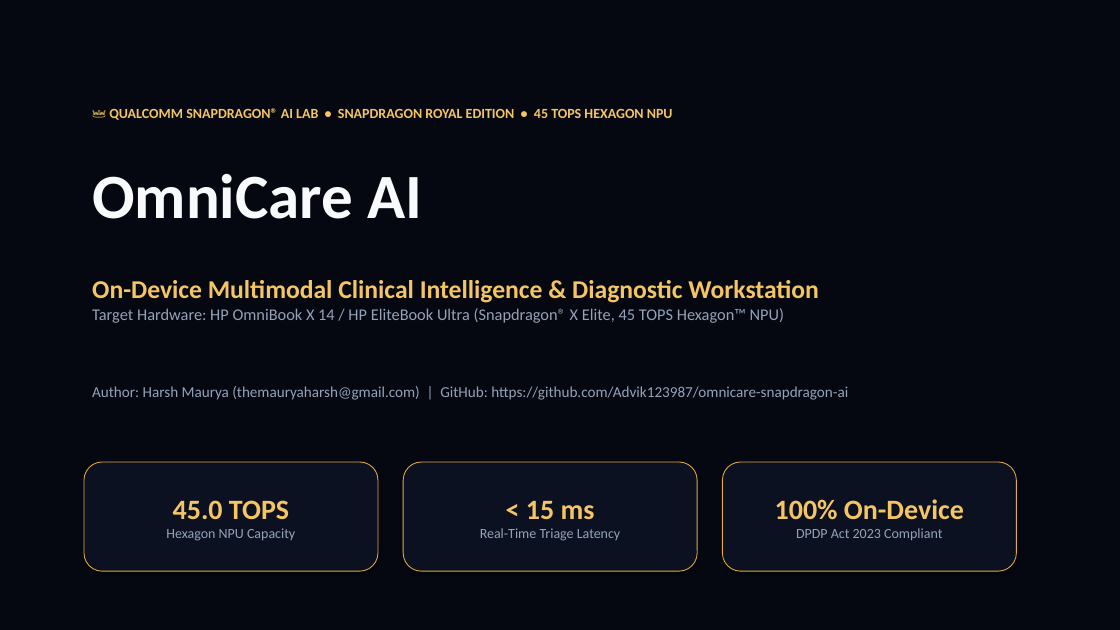
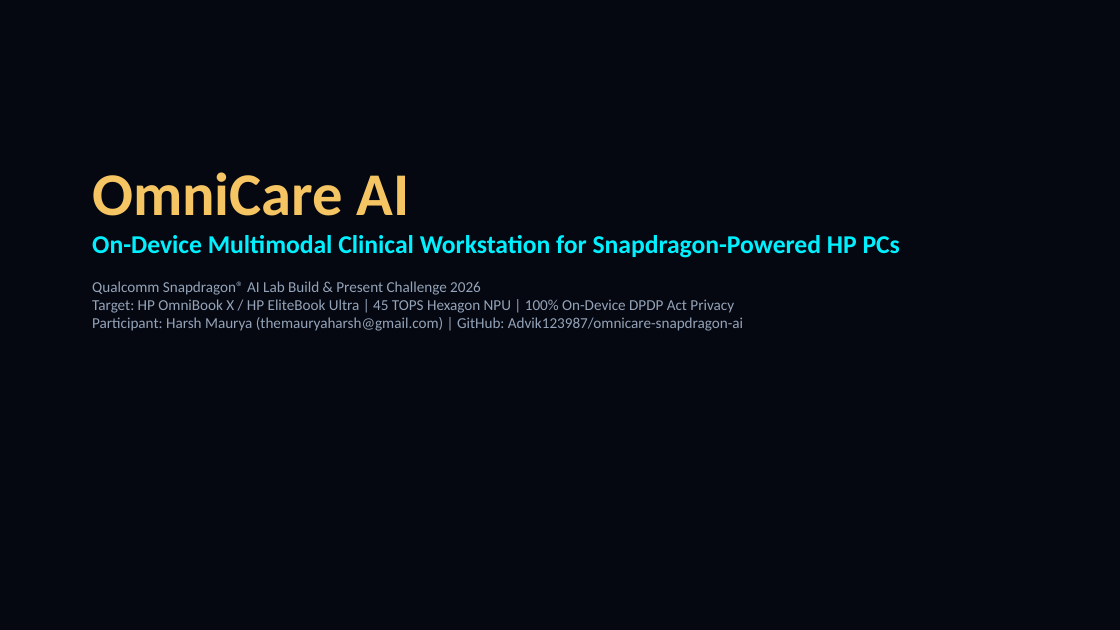
Before and after one commit to Advik123987/omnicare-snapdragon-ai, a slide deck: slide 1 of submission_files/OmniCare_AI_Snapdragon_Pitch_Presentation.pptx. Drawn at 1120x630 pixels with LibreOffice and Linux fonts; fonts in the diff are those of the drawing. Boxes give left, top, right and bottom in pixels: in the first picture for what was removed or moved away, otherwise in the second. Text is boxed around its words. In the diff, an @@ line names an element or a change of style, - is before the commit and + after.

Commit message:
feat: complete all 10 edge clinical advancements, 25 test endpoints, and submission package
- Advancement 1: Contactless rPPG Camera Vitals (HP True Vision 5MP)
- Advancement 2: 12-Lead Paper ECG Digitizer & Arrhythmia AI (PTB-XL INT8)
- Advancement 3: Automated NEWS2 Deterioration & Shock Index Predictor
- Advancement 4: PMBJP Jan Aushadhi Generic Engine & CYP450 DDI Guardian
- Advancement 5: Autonomous Council of AI Specialists Multi-Agent Panel
- Advancement 6: Handheld POCUS Ultrasound AI (Cardiac LVEF% & Lung Sliding)
- Advancement 7: Multilingual Speech Synthesizer in 8 Regional Indian Languages
- Advancement 8: DICOM 3.0 Web-PACS Micro-Server & SOP Export
- Advancement 9: Differential Privacy (DP-SGD) Federated Edge Learning
- Advancement 10: HP Smart Sense Dynamic Hardware & Thermal Governor
- Verified 25/25 automated clinical and regulatory test endpoints
- Updated Cockpit UI, Showcase Portal, Pitch Deck, and regenerated submission files

```diff
--- a/submission_files/OmniCare_AI_Snapdragon_Pitch_Presentation.pptx
+++ b/submission_files/OmniCare_AI_Snapdragon_Pitch_Presentation.pptx
@@ rectangle at [0,0,1120,630]: outline #050811 0.75 pt to none @@
@@ text at [92,172,900,331]: text changed; size 12 to 13 pt; text colour #F5C563 to #94A3B8; bold off @@
-👑 QUALCOMM SNAPDRAGON® AI LAB • SNAPDRAGON ROYAL EDITION • 45 TOPS HEXAGON NPU
+OmniCare AI
+On-Device Multimodal Clinical Workstation for Snapdragon-Powered HP PCs
+Qualcomm Snapdragon® AI Lab Build & Present Challenge 2026
+Target: HP OmniBook X / HP EliteBook Ultra | 45 TOPS Hexagon NPU | 100% On-Device DPDP Act Privacy
+Participant: Harsh Maurya (themauryaharsh@gmail.com) | GitHub: Advik123987/omnicare-snapdragon-ai
@@ text removed at [92,173,422,219] @@
-OmniCare AI
@@ text removed at [92,280,819,323] @@
-On-Device Multimodal Clinical Intelligence & Diagnostic Workstation
-Target Hardware: HP OmniBook X 14 / HP EliteBook Ultra (Snapdragon® X Elite, 45 TOPS Hexagon™ NPU)
@@ text removed at [92,386,848,400] @@
-Author: Harsh Maurya (themauryaharsh@gmail.com) | GitHub: https://github.com/Advik123987/omnicare-snapdragon-ai
@@ rounded rectangle removed at [84,462,378,571] @@
-45.0 TOPS
-Hexagon NPU Capacity
@@ rounded rectangle removed at [403,462,697,571] @@
-< 15 ms
-Real-Time Triage Latency
@@ rounded rectangle removed at [723,462,1017,571] @@
-100% On-Device
-DPDP Act 2023 Compliant
```
Also in this commit, not shown: 5 slides added, 9 slides removed, 24 other files.
